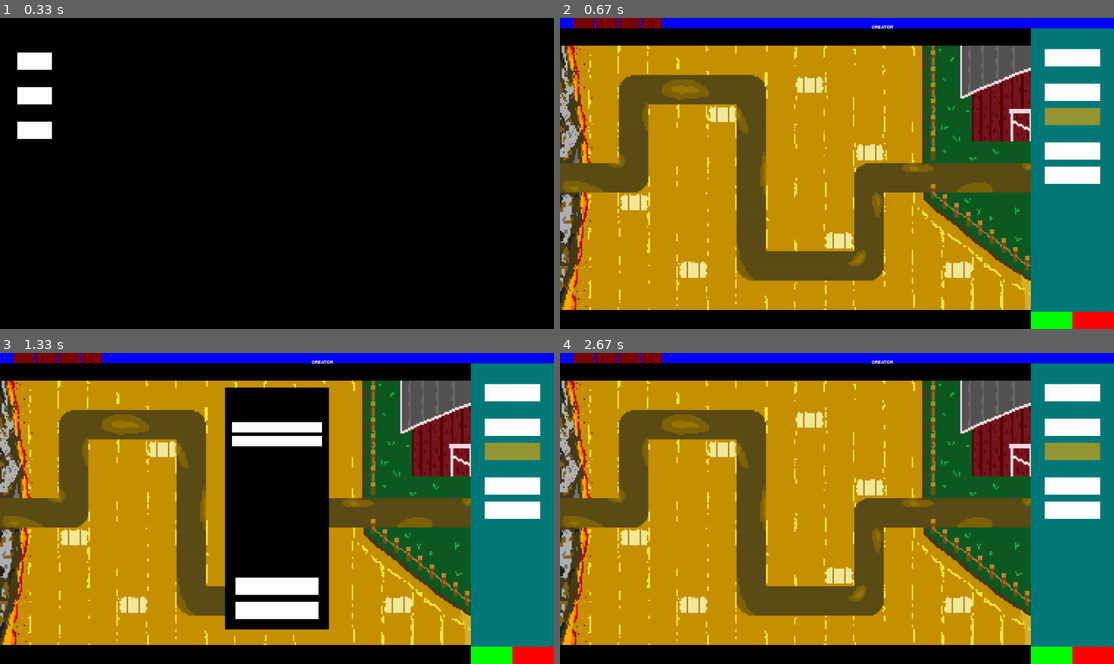
Above: before the commit, frames 1-4 (two rows, left to right).
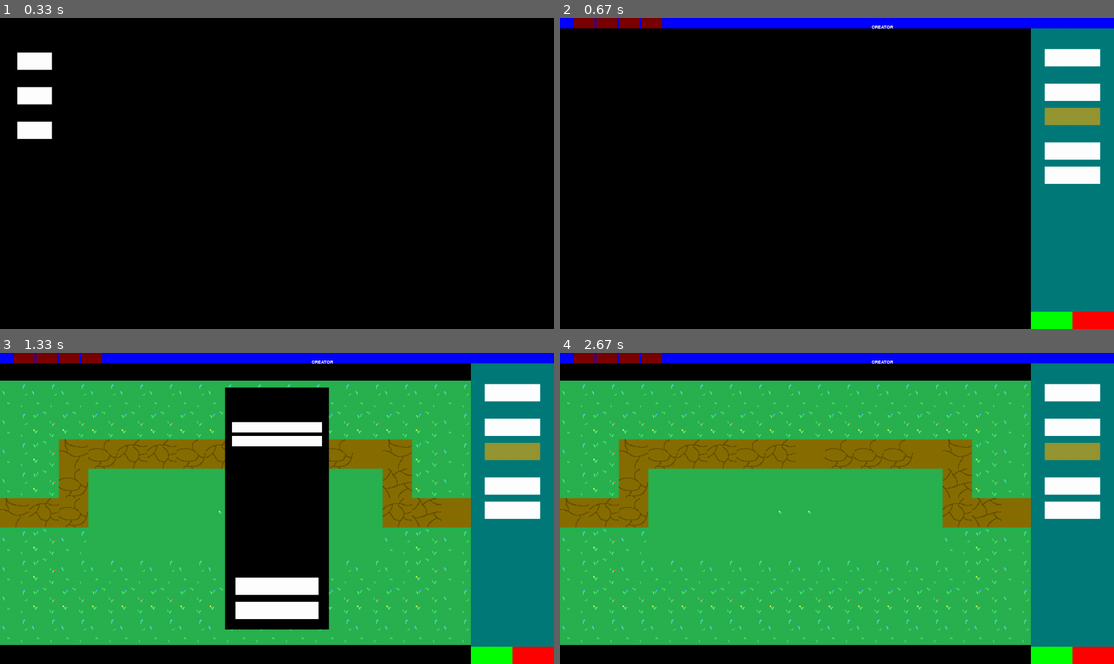
Above: after the commit, the same moments.

Repository: Markuss2b/td
Game: pygame game, started from main.py
Same seed, same stepped clock (60 frames per second), same inputs: the game is played once before the commit and once after it.
Inputs (mouse positions are in pixels of both pictures, inside the frame that each line leads up to):
- Up to frame 1 (0.33 s): no input
- Up to frame 2 (0.67 s): click (593, 95) at 0.38 s
- Up to frame 3 (1.33 s): click (509, 393) at 0.72 s; click (277, 427) at 1.05 s
- Up to frame 4 (2.67 s): click (1041, 617) at 1.38 s; click (1069, 393) at 1.72 s; click (1047, 626) at 2.55 s

Frame 1 is identical in both runs. In frame 2, 72% of the frame differs, in the area x 0-85%, y 8-94%; in frame 3, 57%; in frame 4, 71%.

Commit message:
Map Creator Visual Tiles done

Diff:
--- a/all_maps/hello/visual_map.txt
+++ b/all_maps/hello/visual_map.txt
@@ -1,9 +1,9 @@
-None None None None None None None None None None None None None None None None
-None None None None None None None None None None None None None None None None
-None None None None None None None None None None None None None None None None
-None None None None None None None None None None None None None None None None
-None None None None None None None None None None None None None None None None
-None None None None None None None None None None None None None None None None
-None None None None None None None None None None None None None None None None
-None None None None None None None None None None None None None None None None
-None None None None None None None None None None None None None None None None
+T_Grass_3.png T_Grass_3.png T_Grass_3.png T_Grass_3.png T_Grass_3.png T_Grass_3.png T_Grass_3.png T_Grass_3.png T_Grass_3.png T_Grass_3.png T_Grass_3.png T_Grass_3.png T_Grass_3.png T_Grass_3.png T_Grass_3.png T_Grass_3.png
+T_Grass_3.png T_Grass_1.png T_Grass_1.png T_Grass_1.png T_Grass_1.png T_Grass_1.png T_Grass_1.png T_Grass_1.png T_Grass_1.png T_Grass_1.png T_Grass_1.png T_Grass_1.png T_Grass_1.png T_Grass_1.png T_Grass_1.png T_Grass_3.png
+T_Grass_3.png T_Grass_1.png T_Path_2.png T_Path_3.png T_Path_4.png T_Path_4.png T_Path_3.png T_Path_4.png T_Path_BG.png T_Path_3.png T_Path_3.png T_Path_3.png T_Path_BG.png T_Path_2.png T_Grass_1.png T_Grass_3.png
+T_Grass_3.png T_Grass_1.png T_Path_3.png T_Grass_BG.png T_Grass_BG.png T_Grass_BG.png T_Grass_BG.png T_Grass_BG.png T_Grass_BG.png T_Grass_BG.png T_Grass_BG.png T_Grass_BG.png T_Grass_BG.png T_Path_1.png T_Grass_1.png T_Grass_3.png
+T_Path_2.png T_Path_4.png T_Path_3.png T_Grass_BG.png T_Grass_BG.png T_Grass_BG.png T_Grass_BG.png T_Grass_4.png T_Grass_4.png T_Grass_BG.png T_Grass_BG.png T_Grass_BG.png T_Grass_BG.png T_Path_4.png T_Path_1.png T_Path_BG.png
+T_Grass_3.png T_Grass_1.png T_Grass_3.png T_Grass_BG.png T_Grass_BG.png T_Grass_BG.png T_Grass_BG.png T_Grass_BG.png T_Grass_BG.png T_Grass_BG.png T_Grass_BG.png T_Grass_BG.png T_Grass_BG.png T_Grass_3.png T_Grass_1.png T_Grass_3.png
+T_Grass_3.png T_Grass_1.png T_Grass_3.png T_Grass_3.png T_Grass_3.png T_Grass_3.png T_Grass_3.png T_Grass_3.png T_Grass_3.png T_Grass_3.png T_Grass_3.png T_Grass_3.png T_Grass_3.png T_Grass_3.png T_Grass_1.png T_Grass_3.png
+T_Grass_3.png T_Grass_1.png T_Grass_1.png T_Grass_1.png T_Grass_1.png T_Grass_1.png T_Grass_1.png T_Grass_1.png T_Grass_1.png T_Grass_1.png T_Grass_1.png T_Grass_1.png T_Grass_1.png T_Grass_1.png T_Grass_1.png T_Grass_3.png
+T_Grass_3.png T_Grass_3.png T_Grass_3.png T_Grass_3.png T_Grass_3.png T_Grass_3.png T_Grass_3.png T_Grass_3.png T_Grass_3.png T_Grass_3.png T_Grass_3.png T_Grass_3.png T_Grass_3.png T_Grass_3.png T_Grass_3.png T_Grass_3.png
--- a/model/map/tile_type_enum.py
+++ b/model/map/tile_type_enum.py
@@ -1,4 +1,5 @@
 from enum import Enum
+import os
 
 class TileType(Enum):
     none = "None"
@@ -8,3 +9,11 @@
 
     def get_types():
         return ["None", "Grass", "Sand", "Hay"]
+
+
+def get_tile_types():
+    tile_types = os.listdir("images/Tiles")
+
+    tile_types_dict = { k:os.listdir(f'images/Tiles/{k}') for k in tile_types }
+
+    return tile_types_dict
--- a/td_map_creator.py
+++ b/td_map_creator.py
@@ -2,6 +2,7 @@
 import os
 from func import draw_text
 from model.map.map import Map, Location
+from model.map.tile_type_enum import get_tile_types
 
 # Check img
 
@@ -33,11 +34,15 @@
         # Boolean for selecting tiles in menu
         self.load_tile_menu = False
 
+        # Function in tile_type_enum. Returns Dict  Example={"Grass": ["Grass1", "Grass2"]}
+        self.all_tile_types = get_tile_types()
+        self.selected_visual_tile_type = "None"
+
         # Boolean for on click actions
         self.click = False
 
         # Which editing view has been selected, Path, Tower availability, Visual tiles
-        self.selected_view_mode = ""
+        self.selected_view_mode = "Tiles"
 
         self.selected_tile = None
 
@@ -66,9 +71,12 @@
             self.mx, self.my = pygame.mouse.get_pos()
 
             # TODO: NOT STATIC
-            mapimg = pygame.image.load("images/PremadeMaps/Scenery2.png")
-            mapimg = pygame.transform.scale(mapimg, (1360, 765))
-            self.screen.blit(mapimg, (0, 80))
+            # mapimg = pygame.image.load("images/PremadeMaps/Scenery2.png")
+            # mapimg = pygame.transform.scale(mapimg, (1360, 765))
+            # self.screen.blit(mapimg, (0, 80))
+            main_map_rect = pygame.Rect(0, 80, 1360, 765)
+            pygame.draw.rect(self.screen, (0, 0, 0), main_map_rect)
+
 
             # Creating the tile map 16x9 (144 buttons)
             tile_map = []
@@ -290,22 +298,40 @@
 
 
     def open_tile_menu(self):
-        tile_menu_left = 450
+        tile_menu_left = 370
         tile_menu_top = 100
-        tile_menu_width = 465
+        tile_menu_width = 545
         tile_menu_length = 700
         tile_menu = pygame.Rect(tile_menu_left, tile_menu_top, tile_menu_width, tile_menu_length)
         pygame.draw.rect(self.screen, (0, 0, 0), tile_menu)
 
+        all_tile_type_rect = []
+
         base_x = tile_menu_left + 20
-        base_y = tile_menu_top + 60
-
-        # Creates a rect for every map
-        # all_maps_rect = []
-        # for i in range(len(self.all_maps)):
-        #     map_rect = pygame.Rect(base_x, base_y + 40 * (i + 1), 260, 30)
-        #     all_maps_rect.append(map_rect)
-        #     pygame.draw.rect(self.screen, (255, 255, 255), map_rect)
+        base_y = tile_menu_top + 20
+
+        for key in self.all_tile_types.keys():
+            for tile_type in self.all_tile_types.get(key):
+                # Draws the tile type images
+                tile_img = pygame.image.load(f'images/Tiles/{key}/{tile_type}')
+                tile_img = pygame.transform.scale(tile_img, (self.tile_size, self.tile_size))
+                self.screen.blit(tile_img, (base_x, base_y))
+
+                tile_type_rect = pygame.Rect(base_x, base_y, self.tile_size, self.tile_size)
+
+                # Example = [[Rect, Type], [Rect, Type]]
+                all_tile_type_rect.append([tile_type_rect, tile_type])
+
+                base_x += self.tile_size + 20
+            base_y += self.tile_size + 20
+            base_x = tile_menu_left + 20
+
+
+        # For selecting which visual tile will be used for placement
+        for tile_type in all_tile_type_rect:
+            if tile_type[0].collidepoint(self.mx, self.my):
+                if self.click:
+                    self.selected_visual_tile_type = tile_type[1]
 
         # If Click outside of Map menu, close map menu
         if not tile_menu.collidepoint(self.mx, self.my):
@@ -325,8 +351,9 @@
         y = self.selected_tile.y
 
         if self.selected_view_mode == "Tiles":
-            # Need tile type buttons
-            pass
+            visual_map = self.map_selected.get_visual_map()
+
+            visual_map.change_tile_type(x, y, self.selected_visual_tile_type)
 
 
         elif self.selected_view_mode == "Tower":
@@ -348,14 +375,27 @@
 
 
     def draw_tile_img(self):
-        if self.selected_view_mode == "Tiles":
-            # Need tile type buttons
-            pass
-
-
-        elif self.selected_view_mode == "Tower":
+
+        visual_tile = self.map_selected.get_visual_map()
+        visual_tile_map = visual_tile.get_visual_tile_map()
+
+        for y in range(len(visual_tile_map)):
+            for x in range(len(visual_tile_map[y])):
+
+                tile_x, tile_y = self.get_rect_param(x, y)
+                tile = visual_tile.get_tile_type(x, y)
+
+                folder_name = tile.split("_")[1]
+
+                if tile != "None":
+                    tile_img = pygame.image.load(f'images/Tiles/{folder_name}/{tile}')
+                    tile_img = pygame.transform.scale(tile_img, (85, 85))
+                    self.screen.blit(tile_img, (tile_x, tile_y))
+
+
+        if self.selected_view_mode == "Tower":
             tow_avail = self.map_selected.get_tower_availability_map()
-            tow_avail_map = self.map_selected.get_tower_availability_map().get_tower_availability()
+            tow_avail_map = tow_avail.get_tower_availability()
 
             for y in range(len(tow_avail_map)):
                 for x in range(len(tow_avail_map[y])):
Binary file added: images/Enemies/MagmaBall.png
Renamed: images/Tiles/Grass/T_GrassBG.png -> images/Tiles/Grass/T_Grass_BG.png
